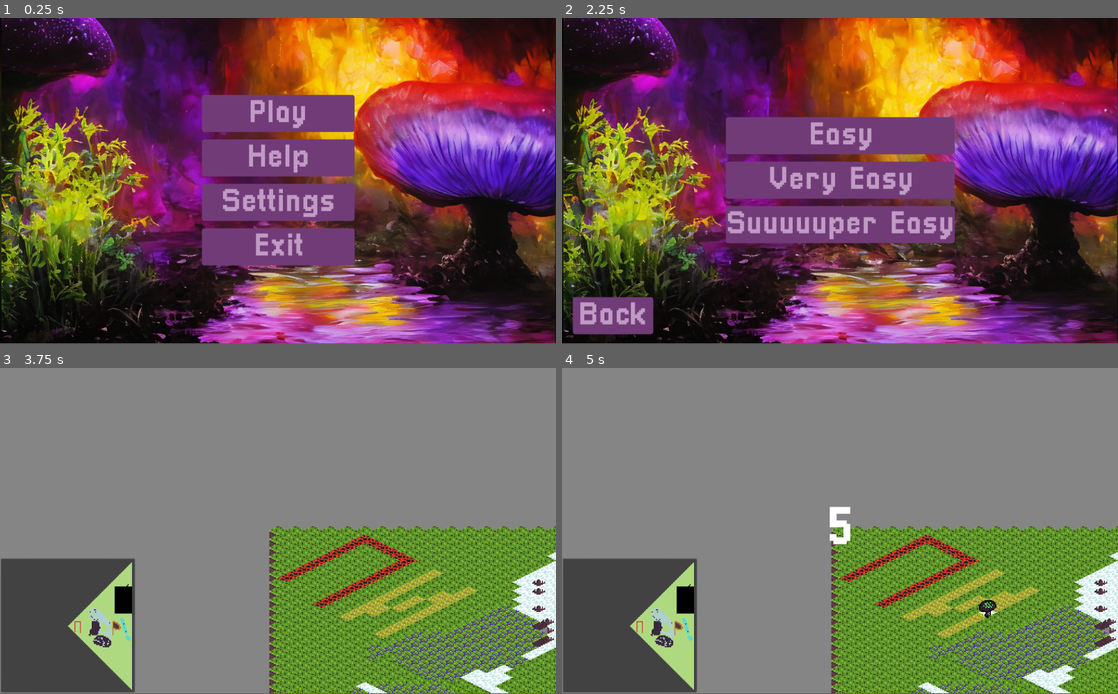
Above: before the commit, frames 1-4 (two rows, left to right).
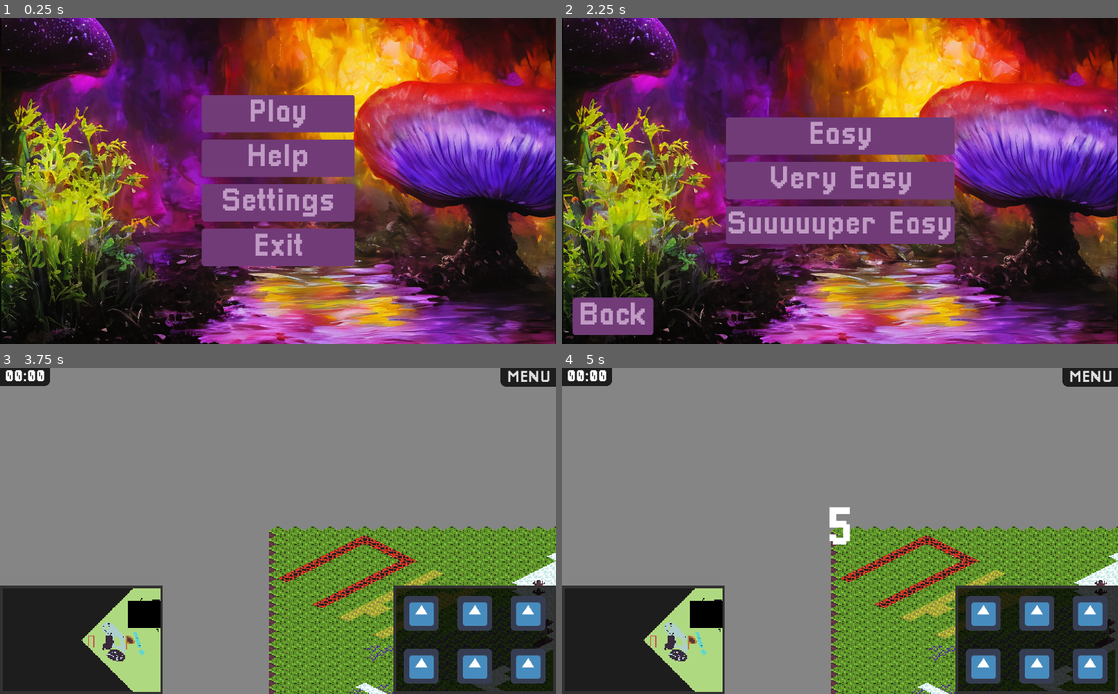
Above: after the commit, the same moments.

Repository: Ducklings-Studio/GGJ-2023
Game: Godot game, scene res://Scenes/Menu.tscn
The game is run twice, just before and just after one commit, with the same random seed, the same clock (stepped at 60 frames per second) and the same inputs. The engine's default icon, where the game draws it, is replaced by a stand-in: a white triangle on a blue panel in a dark square.
Inputs (mouse positions are in pixels of both pictures, inside the frame that each line leads up to):
- Up to frame 1 (0.25 s): no input
- Up to frame 2 (2.25 s): click "Settings" at 0.5 s; click "Back" at 1.25 s; click "Play" at 2 s
- Up to frame 3 (3.75 s): click "Play" at 2.75 s; click "Easy" at 3.5 s
- Up to frame 4 (5 s): click (984, 612) at 4.27 s
In our replay, the window is 800x468 before the commit and 800x469 after it. These sizes can differ from the game's own. Grey fills any space a smaller window leaves; there, only what the larger window draws over its background counts as a difference.

The runs differ from the first frame. In frame 1, 6.1% of the frame differs, in the area x 0-100%, y 0-100%; in frame 2, 6.8%; in frame 3, 26%; in frame 4, 26%.

Commit message:
HUD

Diff:
--- /dev/null
+++ b/Assets/Style/small_text.tres
@@ -0,0 +1,10 @@
+[gd_resource type="Theme" load_steps=3 format=2]
+
+[ext_resource path="res://Assets/Fonts/Pixellari.ttf" type="DynamicFontData" id=1]
+
+[sub_resource type="DynamicFont" id=9]
+size = 30
+font_data = ExtResource( 1 )
+
+[resource]
+default_font = SubResource( 9 )
--- a/Scenes/Game.tscn
+++ b/Scenes/Game.tscn
@@ -7,6 +7,14 @@
 [ext_resource path="res://Scripts/Game.gd" type="Script" id=5]
 [ext_resource path="res://Assets/Fonts/Pixellari.ttf" type="DynamicFontData" id=6]
 [ext_resource path="res://Scripts/HUD.gd" type="Script" id=7]
+[ext_resource path="res://Assets/Style/small_text.tres" type="Theme" id=8]
+[ext_resource path="res://Scripts/TimePanel.gd" type="Script" id=9]
+[ext_resource path="res://Assets/icon.png" type="Texture" id=10]
+[ext_resource path="res://Assets/Style/button_styleboxflat_hover.tres" type="StyleBox" id=11]
+[ext_resource path="res://Assets/Style/button_styleboxflat.tres" type="StyleBox" id=12]
+[ext_resource path="res://Assets/Style/Pixellari_style.tres" type="Theme" id=13]
+[ext_resource path="res://Scenes/Settings.tscn" type="PackedScene" id=14]
+[ext_resource path="res://Scripts/HUD_menu.gd" type="Script" id=15]
 
 [sub_resource type="TileSet" id=3]
 0/name = "TileSet.png 0"
@@ -266,6 +274,47 @@
 0/shapes = [  ]
 0/z_index = 0
 
+[sub_resource type="StyleBoxFlat" id=9]
+bg_color = Color( 0, 0, 0, 0.784314 )
+border_width_left = 5
+border_width_top = 5
+border_width_right = 5
+border_width_bottom = 5
+border_color = Color( 0.196078, 0.196078, 0.196078, 1 )
+
+[sub_resource type="StyleBoxFlat" id=10]
+bg_color = Color( 0, 0, 0, 0.784314 )
+border_width_left = 5
+border_width_top = 5
+border_width_right = 5
+border_width_bottom = 5
+border_color = Color( 0.196078, 0.196078, 0.196078, 1 )
+
+[sub_resource type="StyleBoxFlat" id=8]
+bg_color = Color( 0, 0, 0, 0.784314 )
+corner_radius_bottom_right = 10
+
+[sub_resource type="StyleBoxFlat" id=11]
+content_margin_left = 5.0
+content_margin_right = 2.0
+content_margin_top = 2.0
+bg_color = Color( 0, 0, 0, 0.588235 )
+corner_radius_bottom_left = 10
+
+[sub_resource type="StyleBoxFlat" id=12]
+content_margin_left = 5.0
+content_margin_right = 2.0
+content_margin_top = 2.0
+bg_color = Color( 0, 0, 0, 0.588235 )
+corner_radius_bottom_left = 10
+
+[sub_resource type="StyleBoxFlat" id=13]
+content_margin_left = 5.0
+content_margin_right = 2.0
+content_margin_top = 2.0
+bg_color = Color( 0, 0, 0, 0.784314 )
+corner_radius_bottom_left = 10
+
 [sub_resource type="DynamicFont" id=7]
 size = 100
 font_data = ExtResource( 6 )
@@ -311,23 +360,23 @@
 [node name="HUD" type="CanvasLayer" parent="."]
 script = ExtResource( 7 )
 
-[node name="Panel" type="PanelContainer" parent="HUD"]
-self_modulate = Color( 0, 0, 0, 0.501961 )
+[node name="Minimap" type="PanelContainer" parent="HUD"]
 anchor_top = 1.0
 anchor_bottom = 1.0
-margin_top = -250.0
-margin_right = 250.0
-
-[node name="MarginContainer" type="MarginContainer" parent="HUD/Panel"]
-margin_left = 7.0
-margin_top = 7.0
-margin_right = 243.0
-margin_bottom = 243.0
+margin_top = -200.0
+margin_right = 300.0
+custom_styles/panel = SubResource( 9 )
+
+[node name="MarginContainer" type="MarginContainer" parent="HUD/Minimap"]
+margin_left = 5.0
+margin_top = 5.0
+margin_right = 295.0
+margin_bottom = 195.0
 rect_clip_content = true
 
-[node name="Control" type="Control" parent="HUD/Panel/MarginContainer"]
-margin_right = 236.0
-margin_bottom = 236.0
+[node name="Control" type="Control" parent="HUD/Minimap/MarginContainer"]
+margin_right = 290.0
+margin_bottom = 190.0
 script = ExtResource( 4 )
 camera_node = NodePath("../../../../Camera2D")
 tilemap_nodes = [ NodePath("../../../../floor"), NodePath("../../../../fog") ]
@@ -343,6 +392,230 @@
 11: Color( 0.741176, 0.486275, 0.215686, 1 )
 }
 
+[node name="Options" type="PanelContainer" parent="HUD"]
+anchor_left = 1.0
+anchor_top = 1.0
+anchor_right = 1.0
+anchor_bottom = 1.0
+margin_left = -300.0
+margin_top = -200.0
+size_flags_horizontal = 2
+size_flags_vertical = 2
+custom_styles/panel = SubResource( 10 )
+
+[node name="MarginContainer" type="MarginContainer" parent="HUD/Options"]
+margin_left = 5.0
+margin_top = 5.0
+margin_right = 295.0
+margin_bottom = 195.0
+rect_clip_content = true
+
+[node name="GridContainer" type="GridContainer" parent="HUD/Options/MarginContainer"]
+margin_right = 290.0
+margin_bottom = 190.0
+custom_constants/vseparation = 5
+custom_constants/hseparation = 5
+columns = 3
+
+[node name="TextureButton" type="TextureButton" parent="HUD/Options/MarginContainer/GridContainer"]
+margin_right = 94.0
+margin_bottom = 93.0
+mouse_filter = 1
+mouse_default_cursor_shape = 2
+size_flags_horizontal = 3
+size_flags_vertical = 3
+texture_normal = ExtResource( 10 )
+expand = true
+stretch_mode = 3
+
+[node name="TextureButton2" type="TextureButton" parent="HUD/Options/MarginContainer/GridContainer"]
+margin_left = 99.0
+margin_right = 192.0
+margin_bottom = 93.0
+mouse_filter = 1
+mouse_default_cursor_shape = 2
+size_flags_horizontal = 3
+size_flags_vertical = 3
+texture_normal = ExtResource( 10 )
+expand = true
+stretch_mode = 3
+
+[node name="TextureButton3" type="TextureButton" parent="HUD/Options/MarginContainer/GridContainer"]
+margin_left = 197.0
+margin_right = 290.0
+margin_bottom = 93.0
+mouse_filter = 1
+mouse_default_cursor_shape = 2
+size_flags_horizontal = 3
+size_flags_vertical = 3
+texture_normal = ExtResource( 10 )
+expand = true
+stretch_mode = 3
+
+[node name="TextureButton4" type="TextureButton" parent="HUD/Options/MarginContainer/GridContainer"]
+margin_top = 98.0
+margin_right = 94.0
+margin_bottom = 190.0
+mouse_filter = 1
+mouse_default_cursor_shape = 2
+size_flags_horizontal = 3
+size_flags_vertical = 3
+texture_normal = ExtResource( 10 )
+expand = true
+stretch_mode = 3
+
+[node name="TextureButton5" type="TextureButton" parent="HUD/Options/MarginContainer/GridContainer"]
+margin_left = 99.0
+margin_top = 98.0
+margin_right = 192.0
+margin_bottom = 190.0
+mouse_filter = 1
+mouse_default_cursor_shape = 2
+size_flags_horizontal = 3
+size_flags_vertical = 3
+texture_normal = ExtResource( 10 )
+expand = true
+stretch_mode = 3
+
+[node name="TextureButton6" type="TextureButton" parent="HUD/Options/MarginContainer/GridContainer"]
+margin_left = 197.0
+margin_top = 98.0
+margin_right = 290.0
+margin_bottom = 190.0
+mouse_filter = 1
+mouse_default_cursor_shape = 2
+size_flags_horizontal = 3
+size_flags_vertical = 3
+texture_normal = ExtResource( 10 )
+expand = true
+stretch_mode = 3
+
+[node name="Menu" type="PanelContainer" parent="HUD"]
+visible = false
+anchor_left = 0.5
+anchor_top = 0.5
+anchor_right = 0.5
+anchor_bottom = 0.5
+margin_left = -150.0
+margin_top = -160.0
+margin_right = 150.0
+margin_bottom = 160.0
+size_flags_horizontal = 2
+size_flags_vertical = 2
+custom_styles/panel = SubResource( 10 )
+script = ExtResource( 15 )
+
+[node name="MarginContainer" type="MarginContainer" parent="HUD/Menu"]
+margin_left = 5.0
+margin_top = 5.0
+margin_right = 295.0
+margin_bottom = 315.0
+rect_clip_content = true
+custom_constants/margin_right = 5
+custom_constants/margin_top = 5
+custom_constants/margin_left = 5
+custom_constants/margin_bottom = 5
+
+[node name="VBoxContainer" type="VBoxContainer" parent="HUD/Menu/MarginContainer"]
+margin_left = 5.0
+margin_top = 5.0
+margin_right = 285.0
+margin_bottom = 305.0
+custom_constants/separation = 20
+
+[node name="Label" type="Label" parent="HUD/Menu/MarginContainer/VBoxContainer"]
+margin_right = 280.0
+margin_bottom = 60.0
+theme = ExtResource( 13 )
+text = "Menu"
+align = 1
+valign = 1
+uppercase = true
+
+[node name="Back" type="Button" parent="HUD/Menu/MarginContainer/VBoxContainer" groups=["ui_buttons"]]
+margin_top = 80.0
+margin_right = 280.0
+margin_bottom = 140.0
+size_flags_horizontal = 15
+size_flags_vertical = 15
+theme = ExtResource( 13 )
+custom_colors/font_color = Color( 0.752941, 0.607843, 0.768627, 1 )
+custom_styles/hover = ExtResource( 11 )
+custom_styles/pressed = ExtResource( 12 )
+custom_styles/focus = ExtResource( 12 )
+custom_styles/disabled = ExtResource( 12 )
+custom_styles/normal = ExtResource( 12 )
+text = "Back"
+
+[node name="Settings" type="Button" parent="HUD/Menu/MarginContainer/VBoxContainer" groups=["ui_buttons"]]
+margin_top = 160.0
+margin_right = 280.0
+margin_bottom = 220.0
+theme = ExtResource( 13 )
+custom_colors/font_color_disabled = Color( 0, 0, 0, 1 )
+custom_colors/font_color = Color( 0.752941, 0.607843, 0.768627, 1 )
+custom_styles/hover = ExtResource( 11 )
+custom_styles/pressed = ExtResource( 12 )
+custom_styles/focus = ExtResource( 12 )
+custom_styles/disabled = ExtResource( 12 )
+custom_styles/normal = ExtResource( 12 )
+text = "Settings"
+
+[node name="Exit" type="Button" parent="HUD/Menu/MarginContainer/VBoxContainer" groups=["ui_buttons"]]
+margin_top = 240.0
+margin_right = 280.0
+margin_bottom = 300.0
+theme = ExtResource( 13 )
+custom_colors/font_color_disabled = Color( 0, 0, 0, 1 )
+custom_colors/font_color = Color( 0.752941, 0.607843, 0.768627, 1 )
+custom_styles/hover = ExtResource( 11 )
+custom_styles/pressed = ExtResource( 12 )
+custom_styles/focus = ExtResource( 12 )
+custom_styles/disabled = ExtResource( 12 )
+custom_styles/normal = ExtResource( 12 )
+text = "Exit"
+
+[node name="Time" type="PanelContainer" parent="HUD"]
+margin_right = 50.0
+margin_bottom = 28.0
+custom_styles/panel = SubResource( 8 )
+script = ExtResource( 9 )
+
+[node name="MarginContainer" type="MarginContainer" parent="HUD/Time"]
+margin_right = 92.0
+margin_bottom = 33.0
+rect_clip_content = true
+custom_constants/margin_right = 8
+custom_constants/margin_top = 2
+custom_constants/margin_left = 8
+
+[node name="Time" type="Label" parent="HUD/Time/MarginContainer"]
+margin_left = 8.0
+margin_top = 2.0
+margin_right = 84.0
+margin_bottom = 33.0
+rect_min_size = Vector2( 76, 0 )
+theme = ExtResource( 8 )
+text = "00:00"
+align = 1
+valign = 1
+
+[node name="Timer" type="Timer" parent="HUD/Time/MarginContainer"]
+
+[node name="MenuBtn" type="Button" parent="HUD"]
+anchor_left = 1.0
+anchor_right = 1.0
+margin_left = -102.0
+margin_bottom = 34.0
+focus_mode = 0
+theme = ExtResource( 8 )
+custom_styles/hover = SubResource( 11 )
+custom_styles/pressed = SubResource( 12 )
+custom_styles/normal = SubResource( 13 )
+enabled_focus_mode = 0
+text = "MENU"
+icon_align = 1
+
 [node name="Label" type="Label" parent="HUD"]
 visible = false
 anchor_left = 0.5
@@ -357,3 +630,14 @@
 align = 1
 valign = 1
 uppercase = true
+
+[node name="Settings" parent="HUD" instance=ExtResource( 14 )]
+visible = false
+
+[connection signal="game_started" from="HUD" to="." method="_on_HUD_game_started"]
+[connection signal="game_started" from="HUD" to="HUD/Time" method="_on_HUD_game_started"]
+[connection signal="pressed" from="HUD/Menu/MarginContainer/VBoxContainer/Back" to="HUD/Menu" method="_on_Back_pressed"]
+[connection signal="pressed" from="HUD/Menu/MarginContainer/VBoxContainer/Settings" to="HUD/Menu" method="_on_Settings_pressed"]
+[connection signal="pressed" from="HUD/Menu/MarginContainer/VBoxContainer/Exit" to="HUD/Menu" method="_on_Exit_pressed"]
+[connection signal="timeout" from="HUD/Time/MarginContainer/Timer" to="HUD/Time" method="_on_Timer_timeout"]
+[connection signal="pressed" from="HUD/MenuBtn" to="HUD/Menu" method="_on_MenuBtn_pressed"]
--- a/Scenes/Menu.tscn
+++ b/Scenes/Menu.tscn
@@ -44,6 +44,8 @@
 [node name="Play" type="Button" parent="MarginContainer/VBoxContainer" groups=["ui_buttons"]]
 margin_right = 281.0
 margin_bottom = 60.0
+size_flags_horizontal = 15
+size_flags_vertical = 15
 theme = ExtResource( 1 )
 custom_colors/font_color = Color( 0.752941, 0.607843, 0.768627, 1 )
 custom_styles/hover = ExtResource( 5 )
--- a/Scripts/Camera.gd
+++ b/Scripts/Camera.gd
@@ -42,7 +42,7 @@
 		zoomfactor = 1.0
 
 
-func _input(event):
+func _unhandled_input(event):
 	if $"..".is_blocking:
 		return
 	if event is InputEventMouseButton:
--- a/Scripts/Game.gd
+++ b/Scripts/Game.gd
@@ -4,14 +4,19 @@
 
 var is_blocking = true
 
+
 func _ready():
 	AudioManager.set_music("res://Assets/Audio/MatchSound.ogg")
 
 
-func _input(event):
+func _unhandled_input(event):
 	if event is InputEventMouseButton:
 		if event.is_pressed() and InputMap.event_is_action(event, "ui_left_mouse_button"):
 			var evpos = get_global_mouse_position() + delta
 			var coords = $floor.world_to_map(evpos)
 			$floor.set_cellv(coords, 4)
 			$figures.set_cellv(coords, 1)
+
+
+func _on_HUD_game_started():
+	is_blocking = false
--- a/Scripts/HUD.gd
+++ b/Scripts/HUD.gd
@@ -2,6 +2,8 @@
 
 var start_timer = Timer.new()
 var iterator = 0
+
+signal game_started
 
 const audios = [
 	"res://Assets/Audio/Effects/CountSimple.wav",
@@ -11,7 +13,6 @@
 	"res://Assets/Audio/Effects/CountFinal.wav",
 	"res://Assets/Audio/Effects/Fight.wav"
 ]
-
 const labels = [
 	"5",
 	"4",
@@ -30,7 +31,6 @@
 	start_timer.wait_time = 1
 	add_child(start_timer)
 	start_timer.start()
-	$"..".is_blocking = true
 
 
 func count():
@@ -40,7 +40,8 @@
 	if iterator >= len(audios):
 		start_timer.stop()
 		remove_child(start_timer)
-		$"..".is_blocking = false
+		emit_signal("game_started")
+
 
 func show_label(text, duration):
 	$Label.set_text(text)
--- /dev/null
+++ b/Scripts/HUD_menu.gd
@@ -0,0 +1,21 @@
+extends PanelContainer
+
+
+func _ready():
+	set_visible(false)
+
+
+func _on_Back_pressed():
+	set_visible(false)
+
+
+func _on_Settings_pressed():
+	$"../Settings".set_visible(true)
+
+
+func _on_Exit_pressed():
+	get_tree().change_scene("res://Scenes/Menu.tscn")
+
+
+func _on_MenuBtn_pressed():
+	set_visible(true)
--- /dev/null
+++ b/Scripts/TimePanel.gd
@@ -0,0 +1,18 @@
+extends PanelContainer
+
+var amount = 0
+
+
+func _on_Timer_timeout():
+	amount += 1
+	var minutes = amount / 60
+	var seconds = amount % 60
+	$MarginContainer/Time.set_text("%02d:%02d" % [minutes, seconds])
+
+
+func Get_Time():
+	return amount
+
+
+func _on_HUD_game_started():
+	$MarginContainer/Timer.start()
--- a/project.godot
+++ b/project.godot
@@ -18,6 +18,11 @@
 
 Global="*res://Scripts/global.gd"
 AudioManager="*res://Scripts/audio_manager.gd"
+
+[display]
+
+window/stretch/mode="2d"
+window/stretch/aspect="expand"
 
 [gui]
 
Not shown: 1 places in Scenes/Game.tscn that only renumber resources
